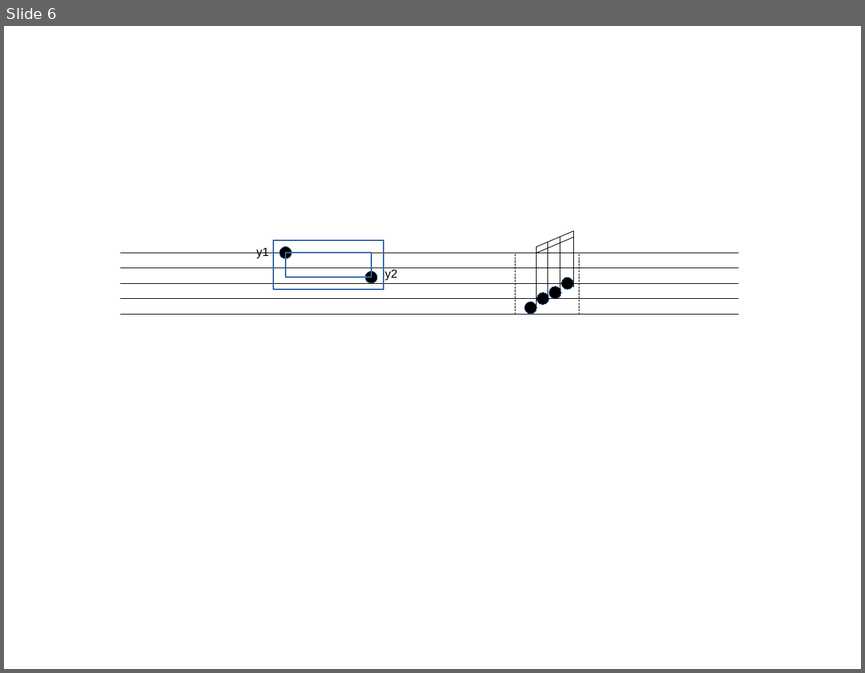
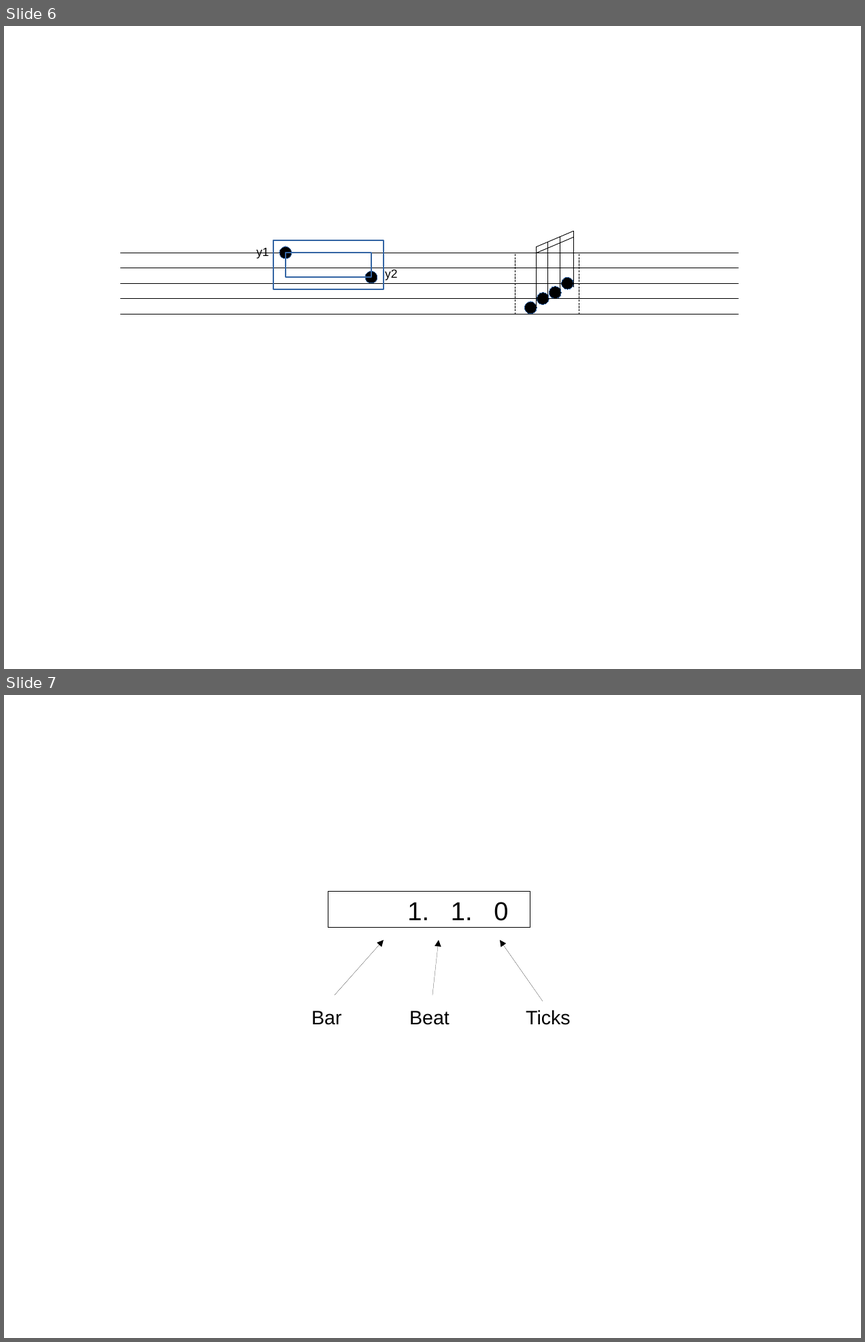
Before and after one commit to jwuert/score, a slide deck: doc/score.odp. Shown one above the other, each under a label of ours: slide 6 before the commit, slides 6 and 7 after it. The pictures are 865x673 and 865x1342 pixels, drawn with LibreOffice and Linux fonts; fonts in the diff are those of the drawing. Boxes give left, top, right and bottom in pixels: in the first picture for what was removed or moved away, otherwise in the second. Text is boxed around its words. In the diff, an @@ line names an element or a change of style, - is before the commit and + after.

```diff
--- a/doc/score.odp
+++ b/doc/score.odp
@@ slide 7 added at <box>4,695,861,1338</box>, background #FFFFFF @@
@@ rectangle added at <box>328,891,530,928</box>, outline #000000 0 pt, 24 pt, text #000000 @@
+1. 1. 0
@@ arrow added from (334, 995) to (383, 940), #000000 0 pt @@
@@ arrow added from (432, 995) to (439, 940), #000000 0 pt @@
@@ arrow added from (543, 1001) to (500, 940), #000000 0 pt @@
@@ text added at <box>311,1011,341,1025</box>, 18 pt, text #000000 @@
+Bar
@@ text added at <box>409,1011,449,1025</box>, 18 pt, text #000000 @@
+Beat
@@ text added at <box>526,1010,570,1025</box>, 18 pt, text #000000 @@
+Ticks
```
Also in this commit, not shown: 1 slide changed, 1 other slide added, 13 other files.
